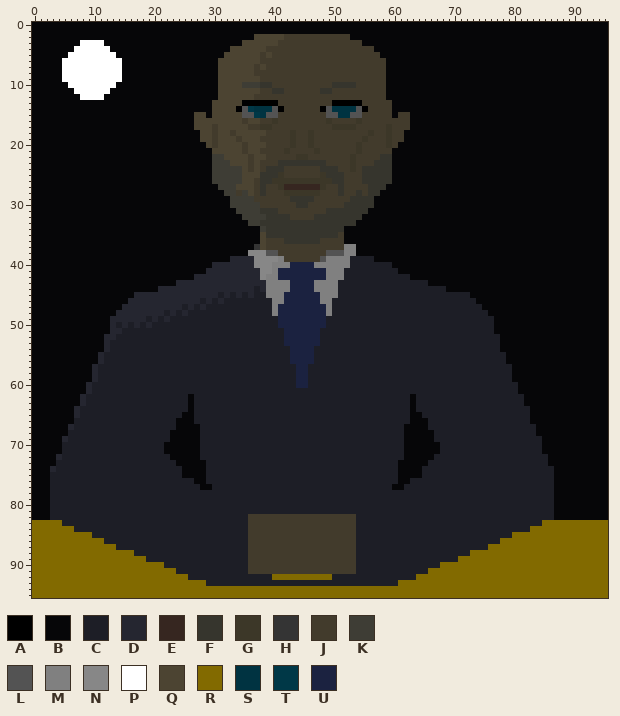
File history of a pixel-art file, assets/art/spokesman.aseprite. That is the earlier state.
96x96 pixels, 1 frame. Colours within 5 levels of each other are drawn and written as one.
Palette (. is transparent): A #000000  B #060608  C #1d1e26  D #252630  E #362620  F #36352d  G #3c3728  H #343434  J #423b2c  K #3e3d35  L #535353  M #808080  N #878787  P #ffffff  Q #4c4432  R #826a00  S #003341  T #003847  U #1b2240
Now the later version:
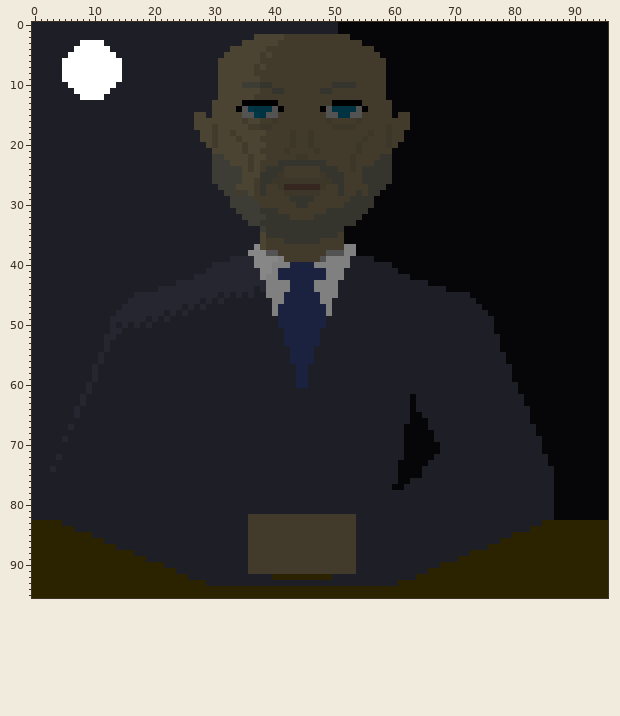
Log entry: Shaded the background a bit
Difference:
colour R: #826a00 -> #2b2300
Changed rows in their new state; - is a pixel that keeps its letter.
Layers "head", "background":
first column x 0:
 0 CCCCCCCCCCCCCCCCCCCCCCCCCCCCCCCCCCCCCCCCCCCCCCCCCCC
 1 CCCCCCCCCCCCCCCCCCCCCCCCCCCCCCCCCCCCCCCCCCCCCCCCCCC
 2 CCCCCCCCCCCCCCCCCCCCCCCCCCCCCCCCCCCCC--------------
 3 CCCCCCCC----CCCCCCCCCCCCCCCCCCCCCCC----------------
 4 CCCCCCC------CCCCCCCCCCCCCCCCCCCC------------------
 5 CCCCCC--------CCCCCCCCCCCCCCCCCC-------------------
 6 CCCCC----------CCCCCCCCCCCCCCCC--------------------
 7 CCCCC----------CCCCCCCCCCCCCCCC--------------------
 8 CCCCC----------CCCCCCCCCCCCCCCC--------------------
 9 CCCCC----------CCCCCCCCCCCCCCCC--------------------
10 CCCCCC--------CCCCCCCCCCCCCCCCC--------------------
11 CCCCCCC------CCCCCCCCCCCCCCCCCC--------------------
12 CCCCCCCC----CCCCCCCCCCCCCCCCCCC--------------------
13 CCCCCCCCCCCCCCCCCCCCCCCCCCCCCC---------------------
14 CCCCCCCCCCCCCCCCCCCCCCCCCCCCCC---------------------
15 CCCCCCCCCCCCCCCCCCCCCCCCCCC--C---------------------
16 CCCCCCCCCCCCCCCCCCCCCCCCCCC------------------------
17 CCCCCCCCCCCCCCCCCCCCCCCCCCC------------------------
18 CCCCCCCCCCCCCCCCCCCCCCCCCCCC-----------------------
19 CCCCCCCCCCCCCCCCCCCCCCCCCCCC-----------------------
20 CCCCCCCCCCCCCCCCCCCCCCCCCCCCC----------------------
21 CCCCCCCCCCCCCCCCCCCCCCCCCCCCCC---------------------
22 CCCCCCCCCCCCCCCCCCCCCCCCCCCCCC---------------------
23 CCCCCCCCCCCCCCCCCCCCCCCCCCCCCC---------------------
24 CCCCCCCCCCCCCCCCCCCCCCCCCCCCCC---------------------
25 CCCCCCCCCCCCCCCCCCCCCCCCCCCCCC---------------------
26 CCCCCCCCCCCCCCCCCCCCCCCCCCCCCC---------------------
27 CCCCCCCCCCCCCCCCCCCCCCCCCCCCCCC--------------------
28 CCCCCCCCCCCCCCCCCCCCCCCCCCCCCCCC-------------------
29 CCCCCCCCCCCCCCCCCCCCCCCCCCCCCCCCC------------------
30 CCCCCCCCCCCCCCCCCCCCCCCCCCCCCCCCC------------------
31 CCCCCCCCCCCCCCCCCCCCCCCCCCCCCCCCCC-----------------
32 CCCCCCCCCCCCCCCCCCCCCCCCCCCCCCCCCCC----------------
33 CCCCCCCCCCCCCCCCCCCCCCCCCCCCCCCCCCCC---------------
34 CCCCCCCCCCCCCCCCCCCCCCCCCCCCCCCCCCCCCC-------------
35 CCCCCCCCCCCCCCCCCCCCCCCCCCCCCCCCCCCCCC-------------
36 CCCCCCCCCCCCCCCCCCCCCCCCCCCCCCCCCCCCCC-------------
37 CCCCCCCCCCCCCCCCCCCCCCCCCCCCCCCCCCCCCN-------------
38 CCCCCCCCCCCCCCCCCCCCCCCCCCCCCCCCCCCC---------------
39 CCCCCCCCCCCCCCCCCCCCCCCCCCCCCCCCC------------------
40 CCCCCCCCCCCCCCCCCCCCCCCCCCCCCC---------------------
41 CCCCCCCCCCCCCCCCCCCCCCCCCCCCC----------------------
42 CCCCCCCCCCCCCCCCCCCCCCCCCCC------------------------
43 CCCCCCCCCCCCCCCCCCCCCCCC---------------------------
44 CCCCCCCCCCCCCCCCCCCCC------------------------------
45 CCCCCCCCCCCCCCCCC----------------------------------
46 CCCCCCCCCCCCCCCC-----------------------------------
47 CCCCCCCCCCCCCCC------------------------------------
48 CCCCCCCCCCCCCC-------------------------------------
49 CCCCCCCCCCCCC--------------------------------------
50 CCCCCCCCCCCCC--------------------------------------
51 CCCCCCCCCCCCC--------------------------------------
52 CCCCCCCCCCCC---------------------------------------
53 CCCCCCCCCCCC---------------------------------------
54 CCCCCCCCCCCC---------------------------------------
55 CCCCCCCCCCC----------------------------------------
56 CCCCCCCCCCC----------------------------------------
57 CCCCCCCCCC-----------------------------------------
58 CCCCCCCCCC-----------------------------------------
59 CCCCCCCCCC-----------------------------------------
60 CCCCCCCCC------------------------------------------
61 CCCCCCCCC------------------------------------------
62 CCCCCCCC------------------C------------------------
63 CCCCCCCC------------------C------------------------
64 CCCCCCC-------------------C------------------------
65 CCCCCCC------------------CC------------------------
66 CCCCCCC-----------------CCC------------------------
67 CCCCCC------------------CCCC-----------------------
68 CCCCCC-----------------CCCCC-----------------------
69 CCCCC------------------CCCCC-----------------------
70 CCCCC-----------------CCCCCC-----------------------
71 CCCCC-----------------CCCCCC-----------------------
72 CCCC-------------------CCCCC-----------------------
73 CCCC--------------------CCCCC----------------------
74 CCC----------------------CCCC----------------------
75 CCC----------------------CCCC----------------------
76 CCC------------------------CC----------------------
77 CCC-------------------------CC---------------------
78 CCC------------------------------------------------
79 CCC------------------------------------------------
80 CCC------------------------------------------------
81 CCC------------------------------------------------
82 CCC------------------------------------------------
Pixel boxes of the changes (left, top, right, bottom) in both pictures:
changed: (32, 22, 608, 598)
